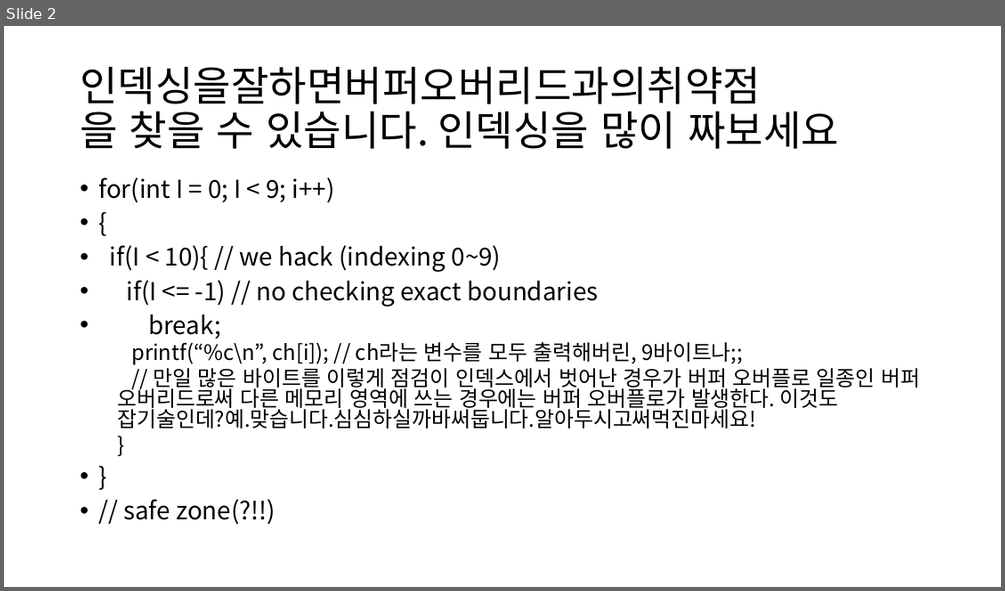
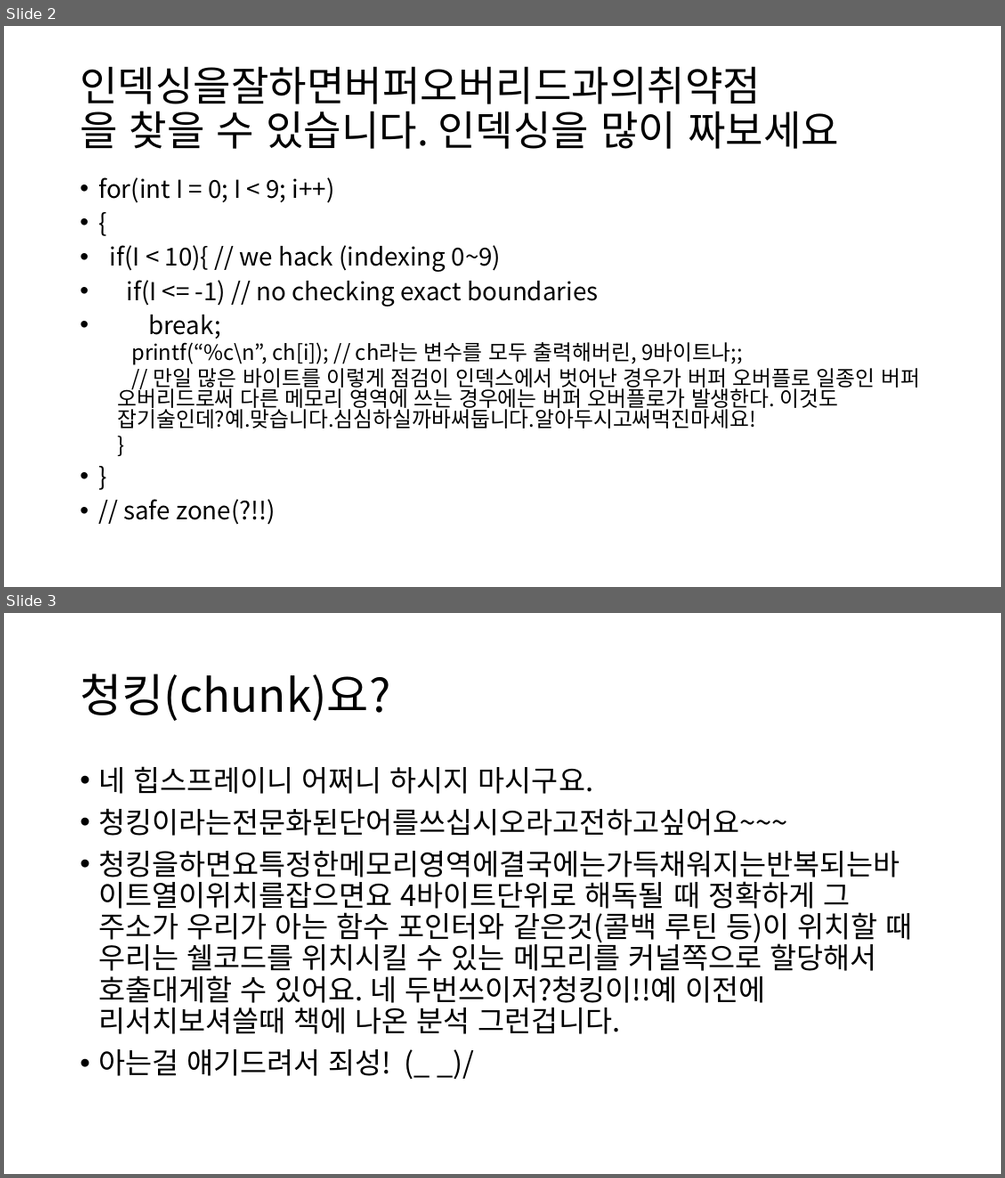
Before and after one commit to tkopppop/CveSs, a slide deck: 바이너리디핑론과부가적해킹기법들소개.pptx. Shown one above the other, each under a label of ours: slide 2 before the commit, slides 2 and 3 after it. The pictures are 1005x591 and 1005x1178 pixels, drawn with LibreOffice and Linux fonts; fonts in the diff are those of the drawing. Boxes give left, top, right and bottom in pixels: in the first picture for what was removed or moved away, otherwise in the second. Text is boxed around its words. In the diff, an @@ line names an element or a change of style, - is before the commit and + after.

```diff
--- a/바이너리디핑론과부가적해킹기법들소개.pptx
+++ b/바이너리디핑론과부가적해킹기법들소개.pptx
@@ slide 3 added at bbox=[4, 613, 1001, 1174], background #FFFFFF @@
@@ title added at bbox=[80, 674, 390, 721], 44 pt, text #000000 @@
+청킹(chunk)요?
@@ text added at bbox=[98, 766, 913, 1076], 28 pt, text #000000 @@
+• 네 힙스프레이니 어쩌니 하시지 마시구요.
+• 청킹이라는전문화된단어를쓰십시오라고전하고싶어요~~~
+• 청킹을하면요특정한메모리영역에결국에는가득채워지는반복되는바이트열이위치를잡으면요 4바이트단위로 해독될 때 정확하게 그 주소가 우리가 아는 함수 포인터와 같은것(콜백 루틴 등)이 위치할 때 우리는 쉘코드를 위치시킬 수 있는 메모리를 커널쪽으로 할당해서 호출대게할 수 있어요. 네 두번쓰이저?청킹이!!예 이전에 리서치보셔쓸때 책에 나온 분석 그런겁니다.
+• 아는걸 얘기드려서 죄성! (_ _)/
```
